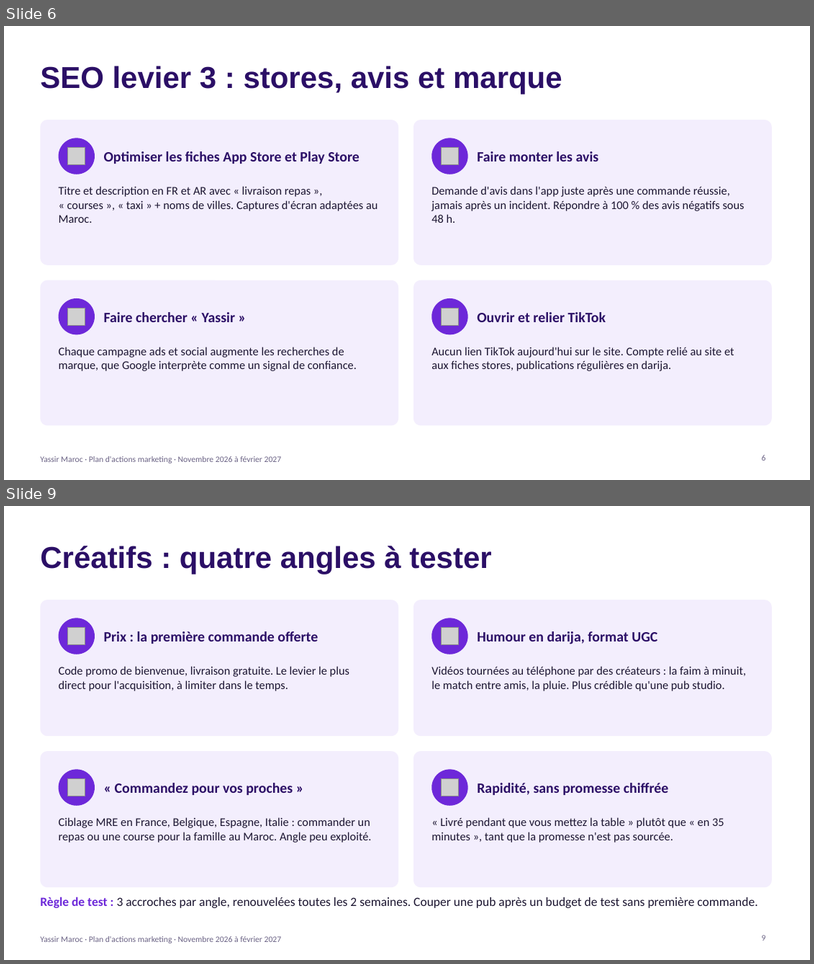
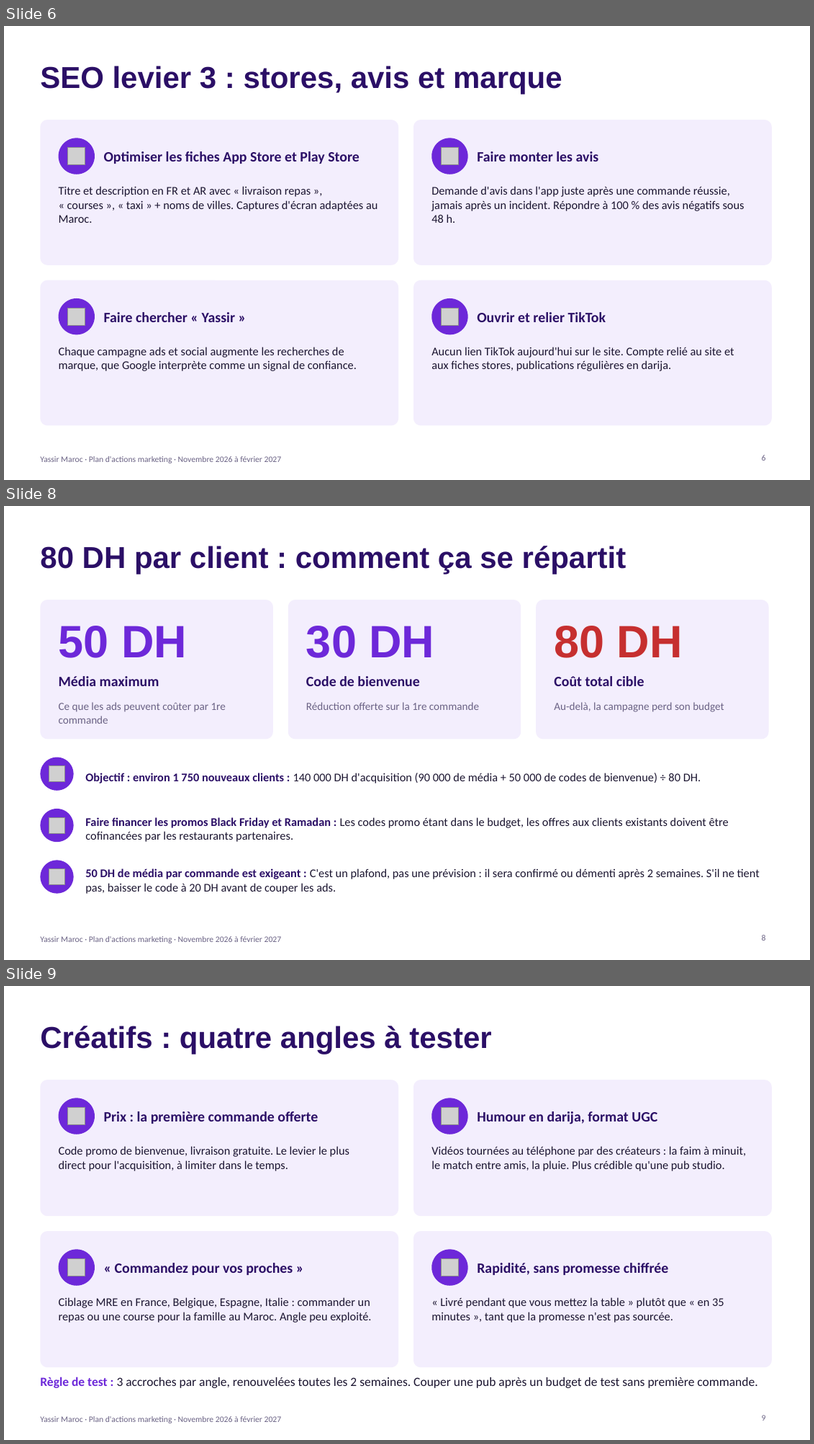
Before and after one commit to aymaneai-del/Projects-, a slide deck: yassir-maroc/Yassir_Maroc_Plan_Marketing_Nov2026-Fev2027.pptx. Shown one above the other, each under a label of ours: slides 6 and 9 before the commit, slides 6, 8 and 9 after it; the slides between them are not shown. The pictures are 814x964 and 814x1444 pixels, drawn with LibreOffice and Linux fonts; fonts in the diff are those of the drawing; grey boxes stand for pictures. Boxes give left, top, right and bottom in pixels: in the first picture for what was removed or moved away, otherwise in the second. Text is boxed around its words. In the diff, an @@ line names an element or a change of style, - is before the commit and + after.

```diff
--- a/yassir-maroc/Yassir_Maroc_Plan_Marketing_Nov2026-Fev2027.pptx
+++ b/yassir-maroc/Yassir_Maroc_Plan_Marketing_Nov2026-Fev2027.pptx
@@ slide 8 added at [4, 506, 810, 960], background #FFFFFF; not listed: 1 template element that a slide beside it also shows @@
@@ title added at [40, 546, 627, 574], 36 pt, text #2B0F66, bold @@
+80 DH par client : comment ça se répartit
@@ rounded rectangle added at [40, 600, 273, 739], fill #F3EEFD @@
@@ rounded rectangle added at [288, 600, 521, 739], fill #F3EEFD @@
@@ rounded rectangle added at [536, 600, 769, 739], fill #F3EEFD @@
@@ text added at [59, 626, 187, 658], 54 pt, text #6D28D9, bold @@
+50 DH
@@ text added at [306, 626, 435, 658], 54 pt, text #6D28D9, bold @@
+30 DH
@@ text added at [554, 626, 683, 658], 54 pt, text #C62F2F, bold @@
+80 DH
@@ text added at [59, 676, 160, 686], 17 pt, text #2B0F66, bold @@
+Média maximum
@@ text added at [306, 676, 419, 686], 17 pt, text #2B0F66, bold @@
+Code de bienvenue
@@ text added at [554, 676, 645, 686], 17 pt, text #2B0F66, bold @@
+Coût total cible
@@ text added at [59, 702, 226, 723], 13 pt, text #6B6385 @@
+Ce que les ads peuvent coûter par 1re commande
@@ text added at [306, 702, 479, 710], 13 pt, text #6B6385 @@
+Réduction offerte sur la 1re commande
@@ text added at [554, 702, 724, 712], 13 pt, text #6B6385 @@
+Au-delà, la campagne perd son budget
@@ ellipse added at [40, 757, 74, 790], fill #6D28D9 @@
@@ picture added at [49, 765, 64, 781] @@
@@ text added at [85, 772, 701, 783], 14 pt, text #1B1530 @@
+Objectif : environ 1 750 nouveaux clients : 140 000 DH d'acquisition (90 000 de média + 50 000 de codes de bienvenue) ÷ 80 DH.
@@ ellipse added at [40, 808, 74, 842], fill #6D28D9 @@
@@ picture added at [49, 817, 64, 833] @@
@@ text added at [85, 817, 729, 842], 14 pt, text #1B1530 @@
+Faire financer les promos Black Friday et Ramadan : Les codes promo étant dans le budget, les offres aux clients existants doivent être cofinancées par les restaurants partenaires.
@@ ellipse added at [40, 860, 74, 893], fill #6D28D9 @@
@@ picture added at [49, 868, 64, 884] @@
@@ text added at [85, 868, 760, 893], 14 pt, text #1B1530 @@
+50 DH de média par commande est exigeant : C'est un plafond, pas une prévision : il sera confirmé ou démenti après 2 semaines. S'il ne tient pas, baisser le code à 20 DH avant de couper les ads.
@@ page number added at [762, 934, 766, 940], 10 pt, text #6B6385 @@
+8
```
Also in this commit, not shown: 6 slides changed, 1 other slide added, 1 slide removed.
